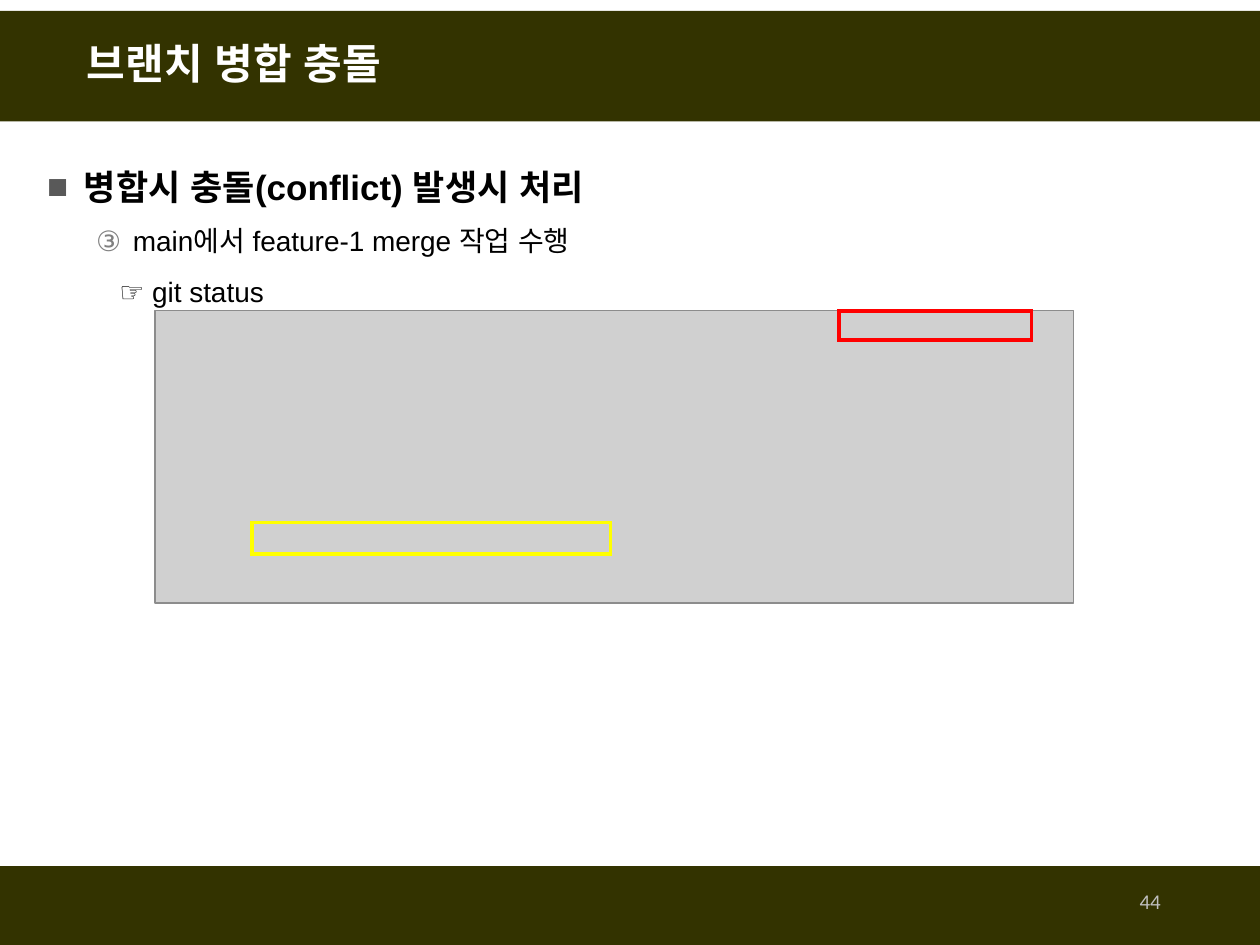
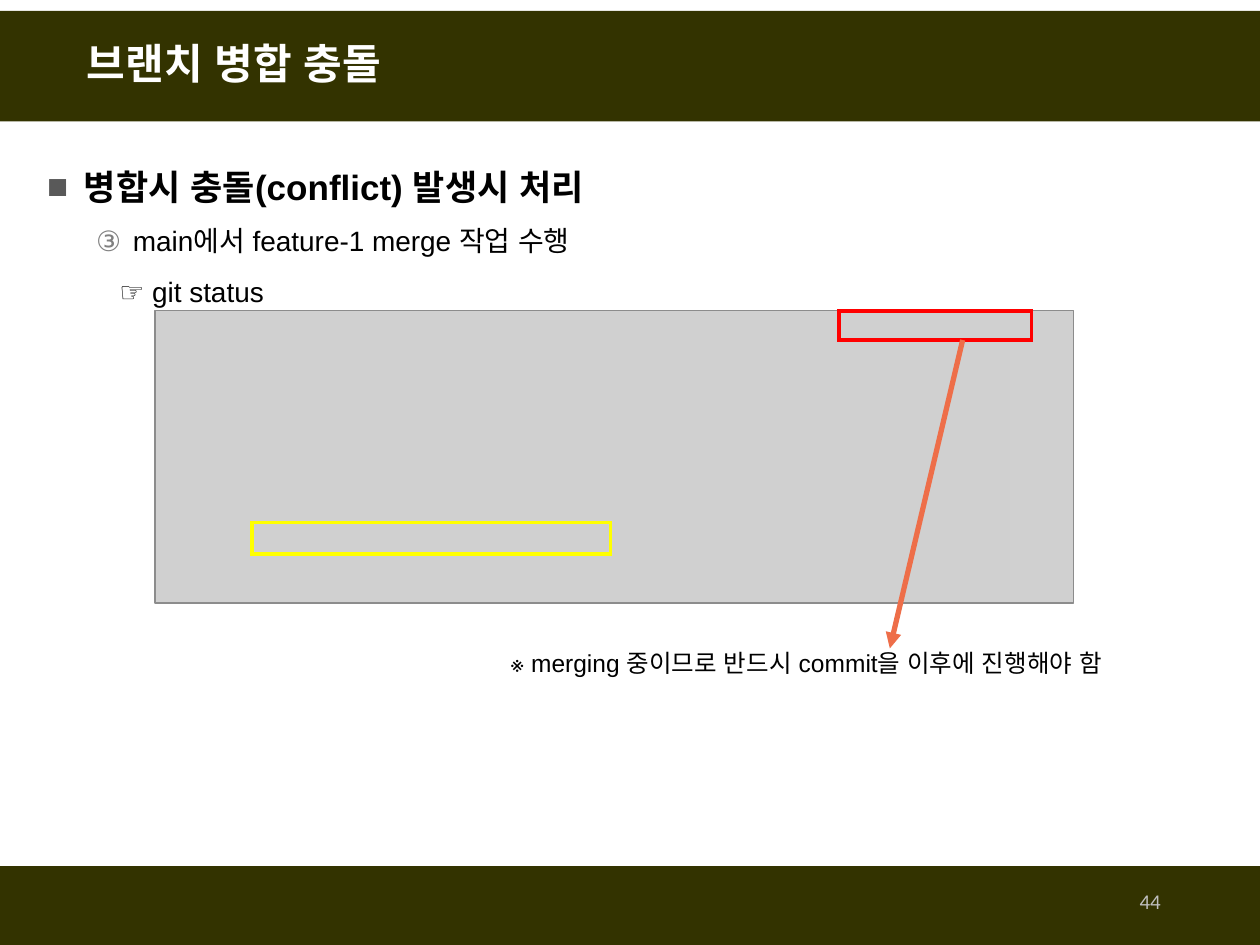
Before and after one commit to fasthill/github-lecture, a slide deck: slide 44 of git및github첫걸음-git사용하기.pptx. Drawn at 1260x945 pixels with LibreOffice and Linux fonts; fonts in the diff are those of the drawing; grey boxes stand for pictures. Boxes give left, top, right and bottom in pixels: in the first picture for what was removed or moved away, otherwise in the second. Text is boxed around its words. In the diff, an @@ line names an element or a change of style, - is before the commit and + after.

```diff
--- a/git및github첫걸음-git사용하기.pptx
+++ b/git및github첫걸음-git사용하기.pptx
@@ arrow added from (963, 340) to (890, 649), #EE6E4A 3 pt @@
@@ text added at [531,651,1102,677], 14 pt, text #000000 @@
+※ merging 중이므로 반드시 commit을 이후에 진행해야 함
```
Also in this commit, not shown: 2 other slides changed, 1 slide added, 3 other files.
